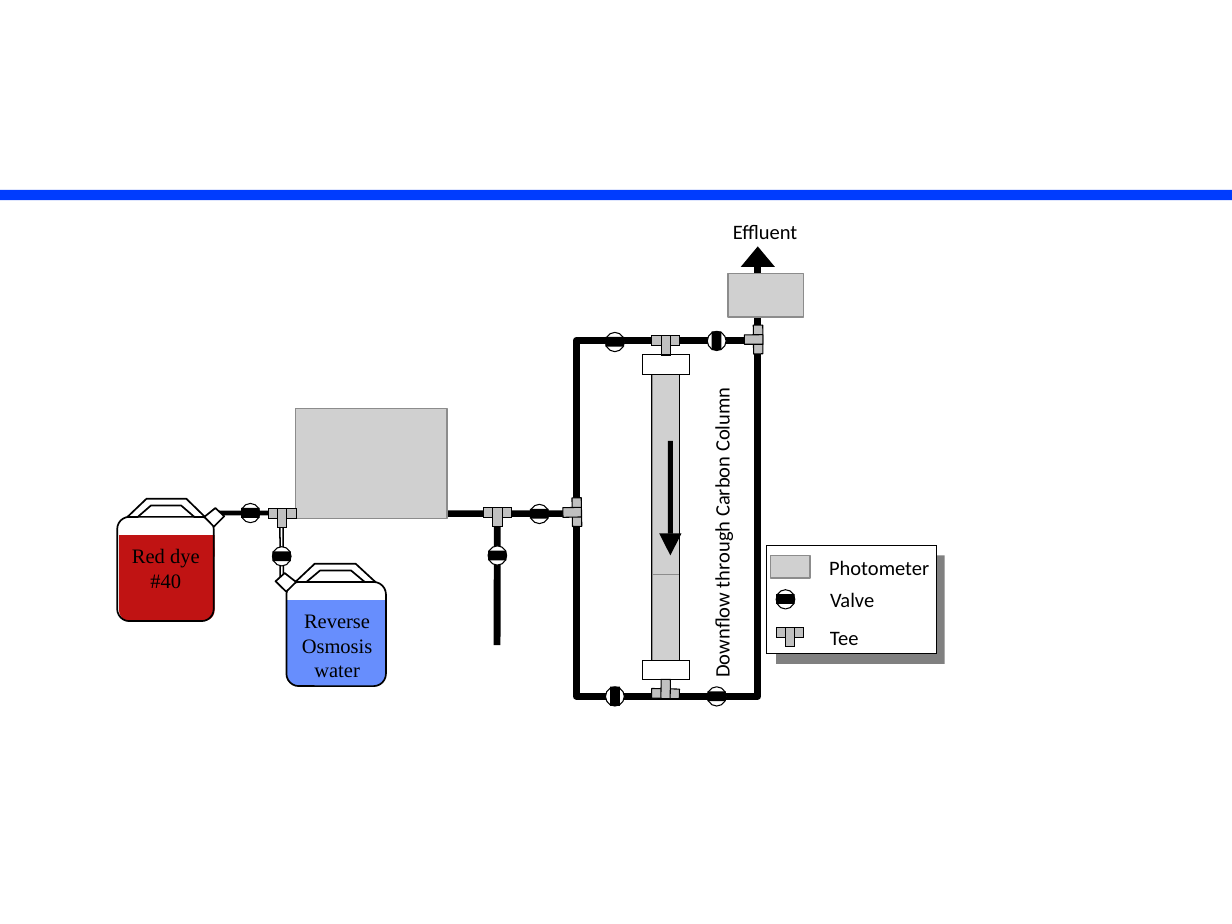
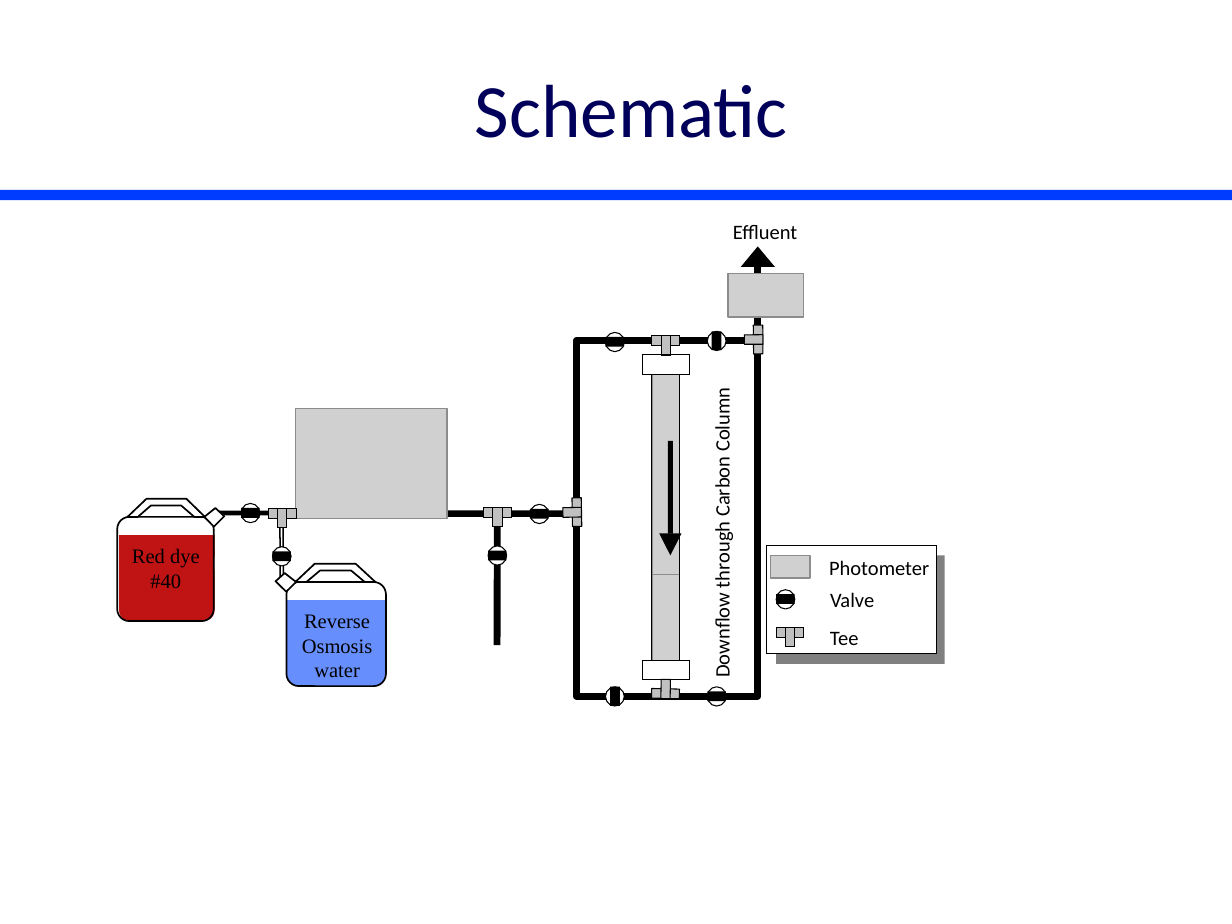
Before and after one commit to monroews/CEE4530, a slide deck: slide 5 of website/pptx/Adsorption.pptx (slide 7 before the commit). Drawn at 1232x924 pixels with LibreOffice and Linux fonts; fonts in the diff are those of the drawing; grey boxes stand for pictures. Boxes give left, top, right and bottom in pixels: in the first picture for what was removed or moved away, otherwise in the second. Text is boxed around its words. In the diff, an @@ line names an element or a change of style, - is before the commit and + after.

```diff
--- a/website/pptx/Adsorption.pptx
+++ b/website/pptx/Adsorption.pptx
@@ title added at (475,84,787,138), 44 pt, text #00005A @@
+Schematic
```
Also in this commit, not shown: 1 other slide changed, 1 slide added, 3 slides removed.
